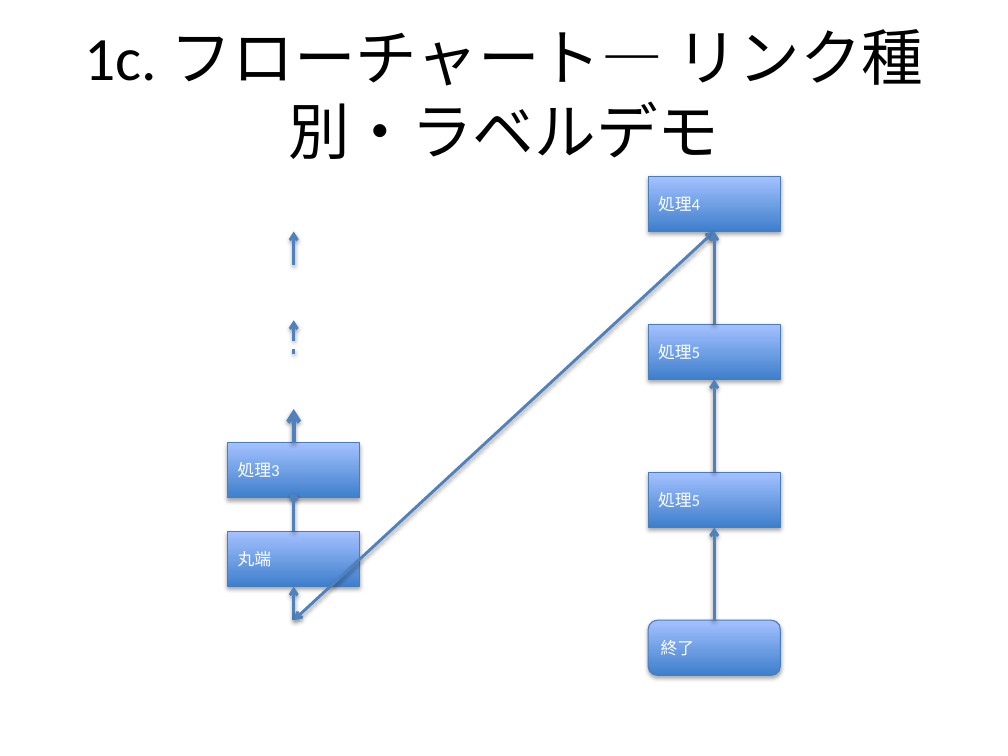
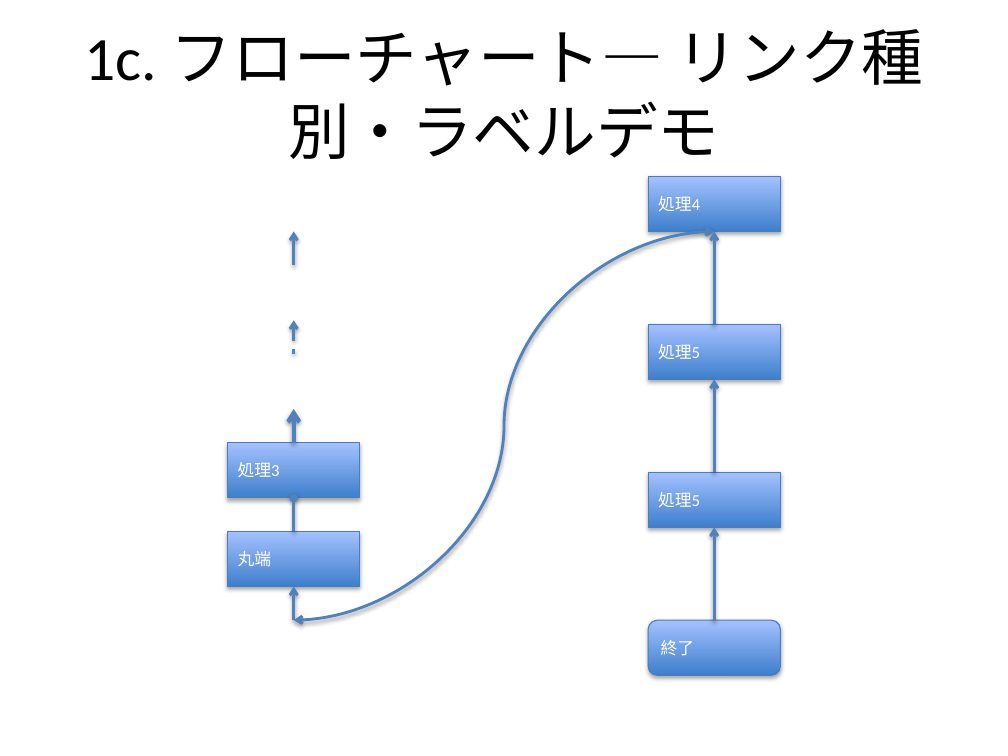
Before and after one commit to notfolder/qmd_to_pptx, a slide deck: slide 15 of demo_full.pptx. Drawn at 1008x756 pixels with LibreOffice and Linux fonts; fonts in the diff are those of the drawing. Boxes give left, top, right and bottom in pixels: in the first picture for what was removed or moved away, otherwise in the second. Text is boxed around its words. In the diff, an @@ line names an element or a change of style, - is before the commit and + after.

```diff
--- a/demo_full.pptx
+++ b/demo_full.pptx
@@ double arrow (293, 620) - (715, 232): double arrow to curved double arrow; route changed @@
@@ arrow (715, 232) - (715, 325): arrow to curved arrow; route changed @@
@@ arrow (293, 587) - (293, 620): arrow to curved arrow; route changed @@
```
Also in this commit, not shown: 7 other slides changed, 3 other files.
